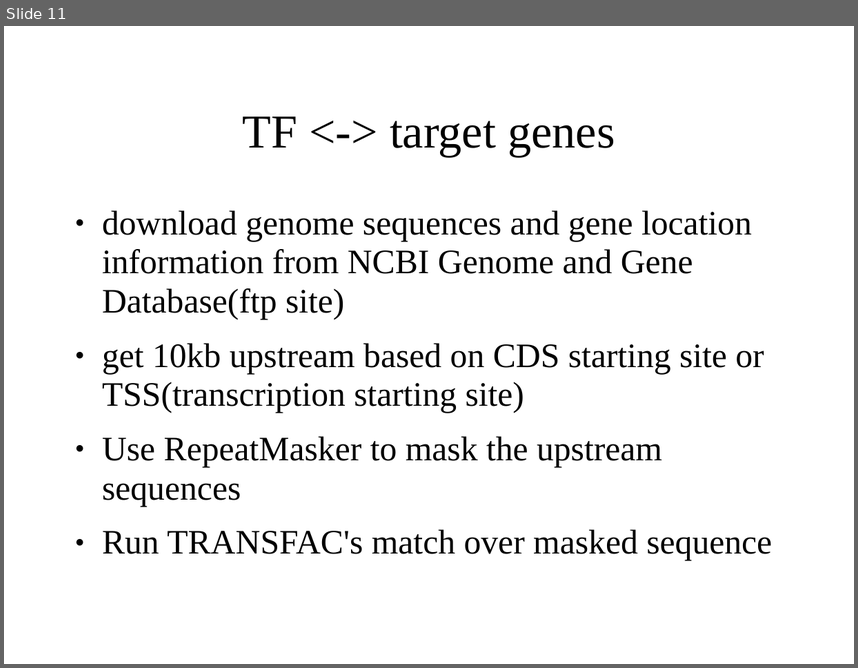
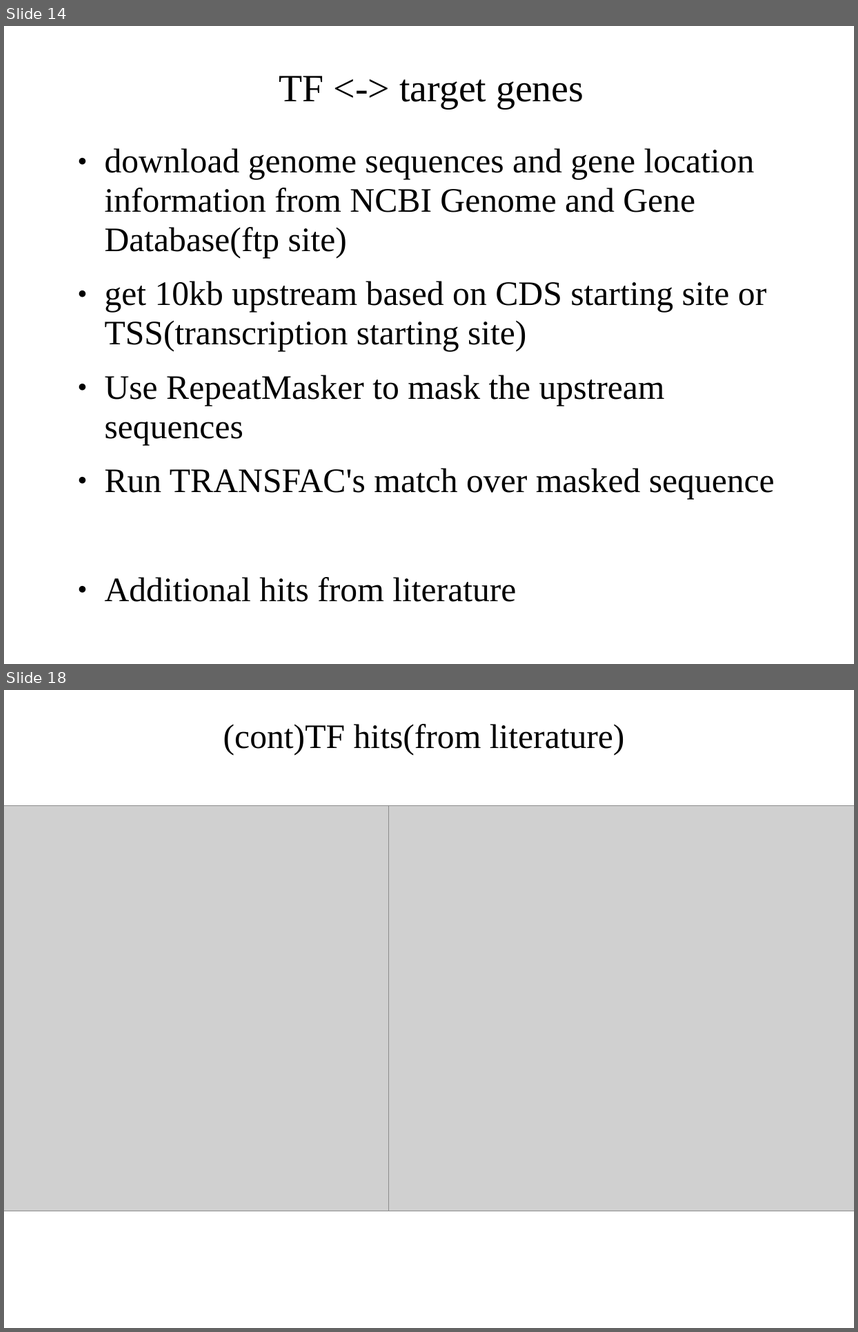
Before and after one commit to polyactis/annot, a slide deck: trunk/doc/lab_meeting_2006_11_21/lm_11_21_06.ppt. Shown one above the other, each under a label of ours: slide 11 before the commit, slides 14 and 18 after it; the slides between them are not shown. The pictures are 858x668 and 858x1332 pixels, drawn with LibreOffice and Linux fonts; fonts in the diff are those of the drawing; grey boxes stand for pictures. Boxes give left, top, right and bottom in pixels: in the first picture for what was removed or moved away, otherwise in the second. Text is boxed around its words. In the diff, an @@ line names an element or a change of style, - is before the commit and + after.

```diff
--- a/trunk/doc/lab_meeting_2006_11_21/lm_11_21_06.ppt
+++ b/trunk/doc/lab_meeting_2006_11_21/lm_11_21_06.ppt
@@ slide 18 added at <box>4,690,854,1328</box>, background #FFFFFF @@
@@ title added at <box>223,724,625,755</box>, 32 pt, text #000000 @@
+(cont)TF hits(from literature)
@@ picture added at <box>4,806,428,1211</box> @@
@@ picture added at <box>389,806,854,1211</box> @@
@@ what was slide 11 is now slide 14 @@
@@ slide 14 changed as well @@
@@ title "TF <-> target genes": place and size @@
-title "TF <-> target genes" at <box>243,116,615,157</box>
+title "TF <-> target genes" at <box>279,76,584,109</box>
@@ title "TF <-> target genes" at <box>279,76,584,109</box>: size 44 to 36 pt @@
@@ text "download genome sequences and gene ...": place and size @@
-text "download genome sequences and gene ..." at <box>102,210,772,561</box>
+text "download genome sequences and gene ..." at <box>105,148,775,601</box>
@@ text at <box>105,577,516,601</box>: paragraph added @@
+● Additional hits from literature
```
Also in this commit, not shown: 4 other slides changed, 14 other slides added, 9 slides removed, 42 other files.
